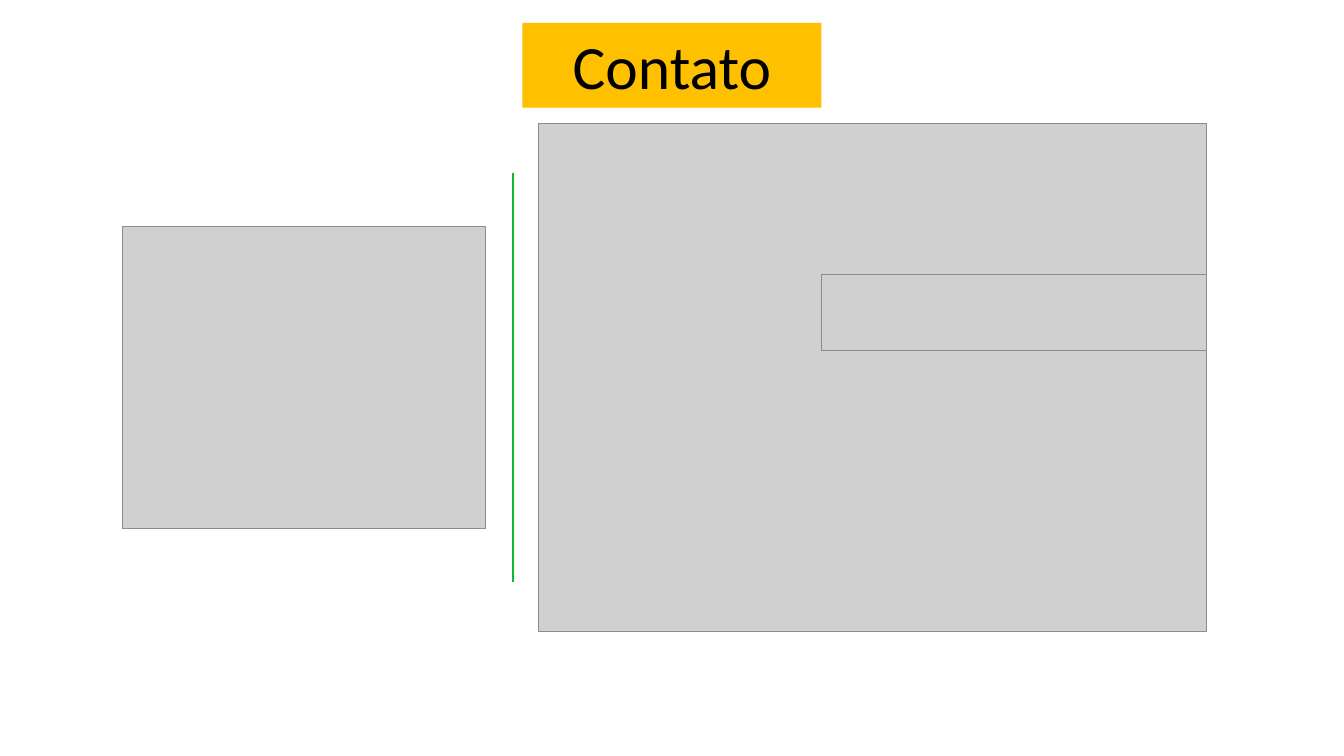
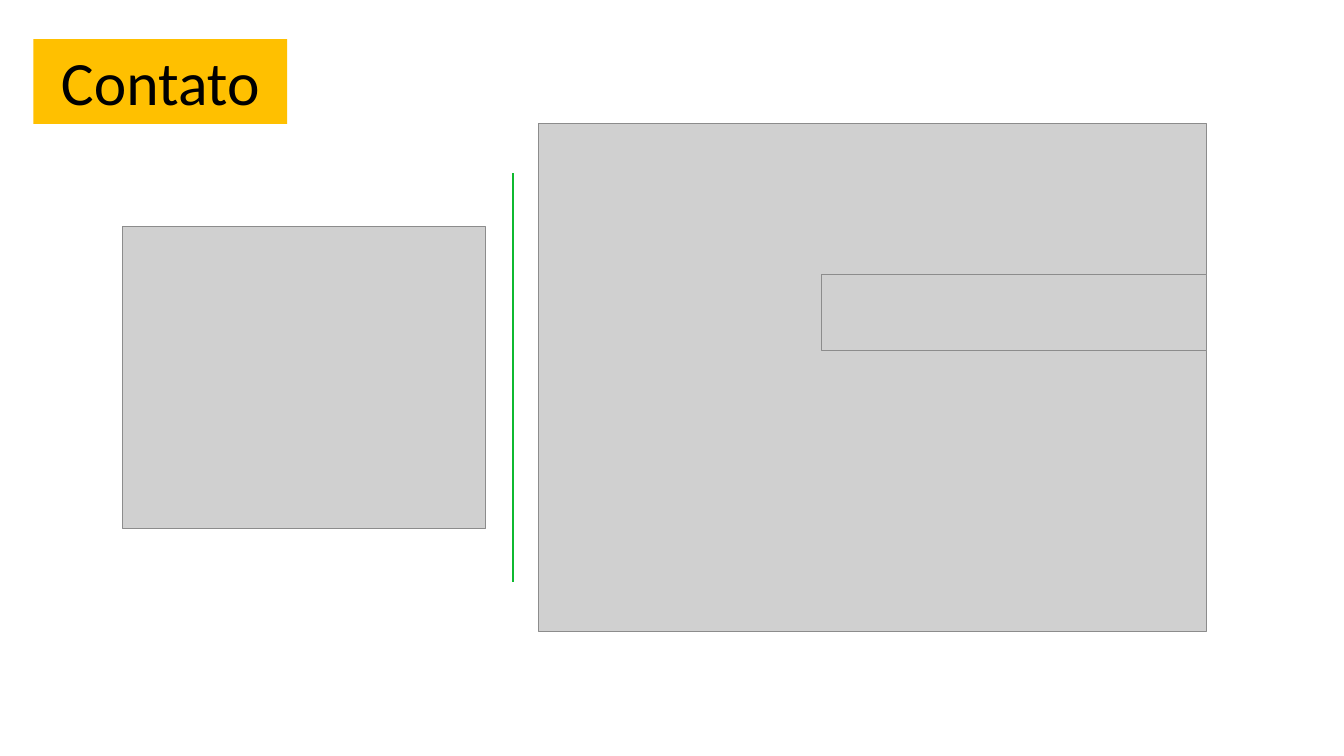
Before and after one commit to andrealss/PowerBI-BragancaTechDay, a slide deck: slide 20 of TechDayPowerBi.pptx. Drawn at 1344x756 pixels with LibreOffice and Linux fonts; fonts in the diff are those of the drawing; grey boxes stand for pictures. Boxes give left, top, right and bottom in pixels: in the first picture for what was removed or moved away, otherwise in the second. Text is boxed around its words. In the diff, an @@ line names an element or a change of style, - is before the commit and + after.

```diff
--- a/TechDayPowerBi.pptx
+++ b/TechDayPowerBi.pptx
@@ rectangle "Contato": place and size @@
-rectangle "Contato" at box(522, 23, 822, 108)
+rectangle "Contato" at box(33, 39, 287, 124)
```
Also in this commit, not shown: 4 other files.
